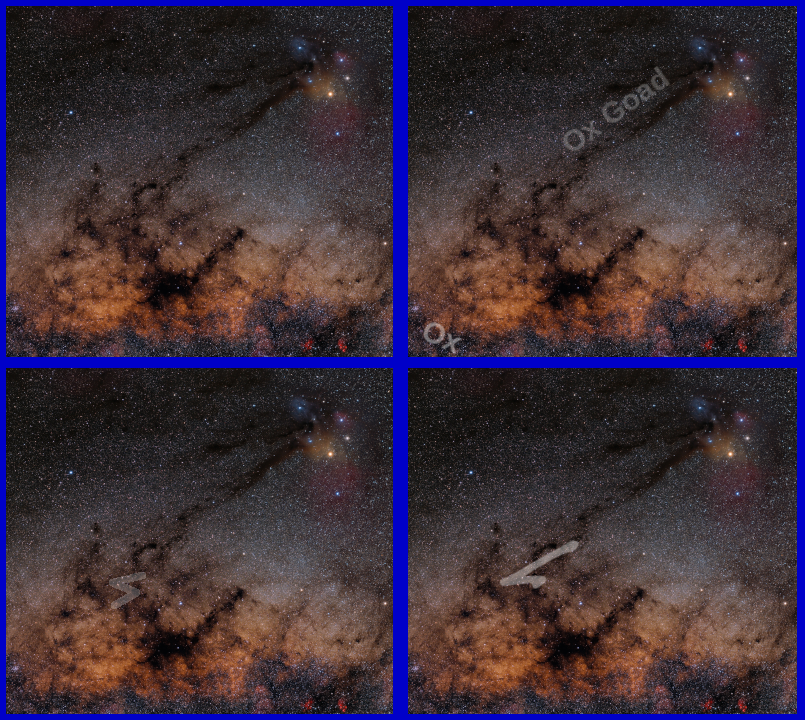
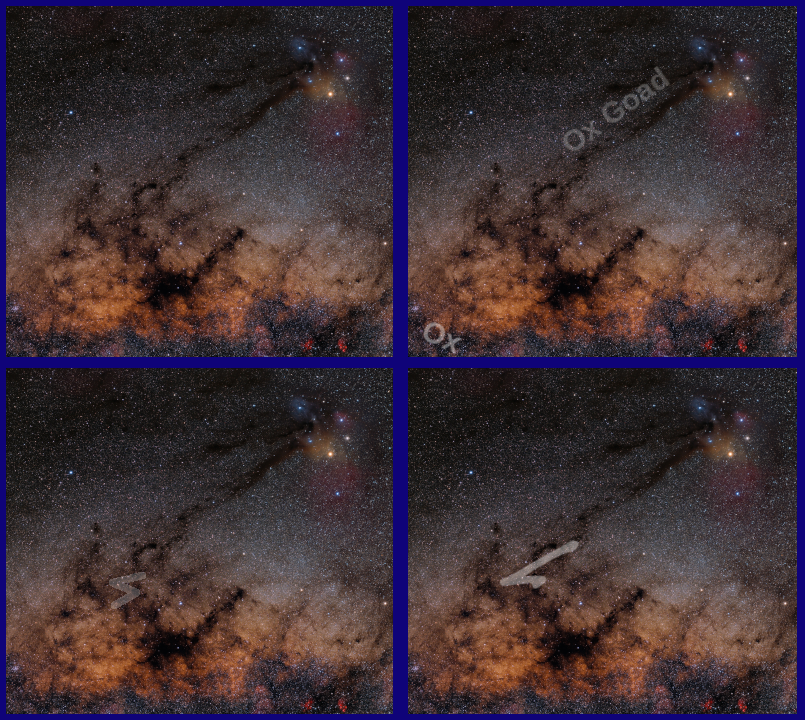
Layered file, before and after one edit (805x720). Changes by layer:
painted on "border" over [0, 0, 805, 720]
